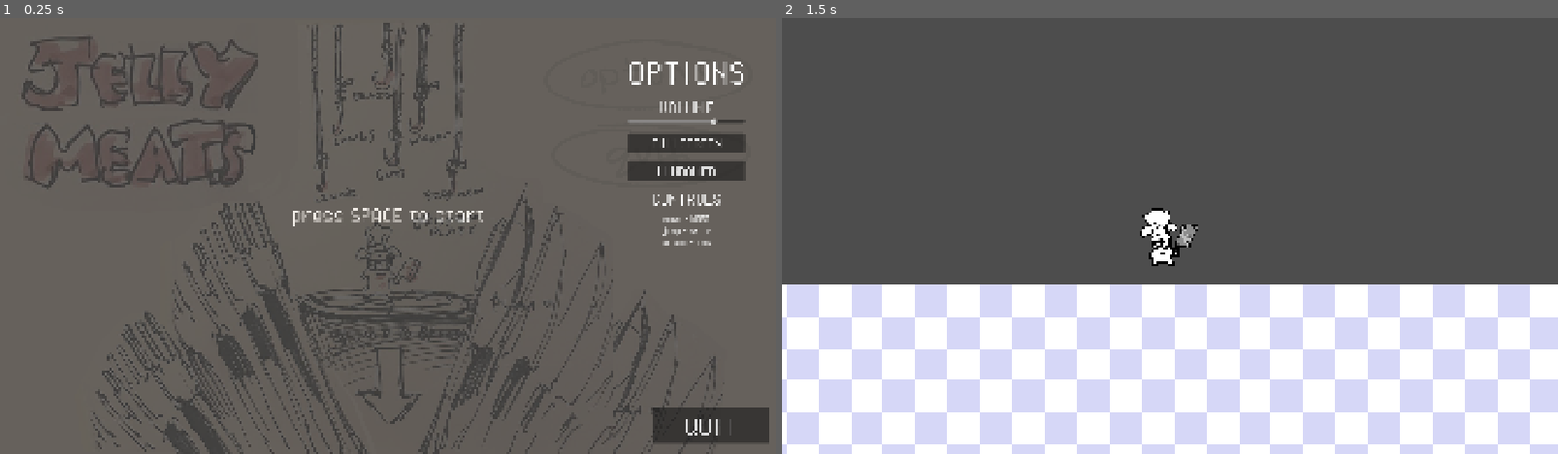
Above: before the commit, frames 1-2 (left to right).
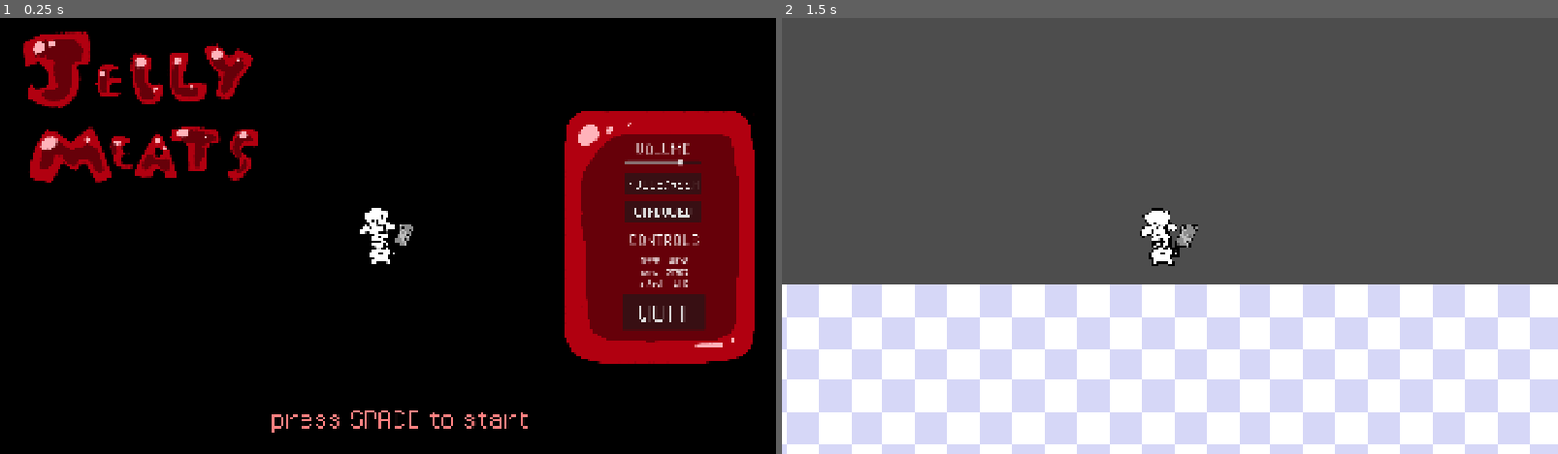
Above: after the commit, the same moments.

Repository: et30002/jelly-meats
Game: Godot game, scene res://scenes/main.tscn
The game is run twice, just before and just after one commit, with the same random seed, the same clock (stepped at 60 frames per second) and the same inputs.
Inputs:
- Up to frame 1 (0.25 s): no input
- Up to frame 2 (1.5 s): click "WINDOWED" at 0.5 s; tap Space (jump) at 1.25 s; hold D (right) from 1.28 s (still down)

The runs differ from the first frame. In frame 1, 100% of the frame differs, in the area x 0-100%, y 0-100%; in frame 2, nothing differs.

Commit message:
Main Menu Art Change & Button Location

Diff:
--- a/scenes/main.tscn
+++ b/scenes/main.tscn
@@ -1,10 +1,11 @@
 [gd_scene format=3 uid="uid://dvfncrq2xc6vm"]
 
 [ext_resource type="Script" uid="uid://22jg6mj83ev0" path="res://scripts/main.gd" id="1_0wfyh"]
-[ext_resource type="Texture2D" uid="uid://sgtvnnhdneye" path="res://assets/main_menu/temp_main_menu.png" id="1_o5qli"]
 [ext_resource type="AudioStream" uid="uid://boag6qnlcvn6c" path="res://assets/sfx/boss_music.wav" id="2_sugp2"]
 [ext_resource type="FontFile" uid="uid://c88b6i248dccp" path="res://assets/fonts/PixelOperator.ttf" id="3_jyhfs"]
+[ext_resource type="Texture2D" uid="uid://xcah14iacq25" path="res://assets/main_menu/main_menu_background.png" id="4_tbgi4"]
 [ext_resource type="Script" uid="uid://dp70dxq4oqlw7" path="res://scripts/volume.gd" id="5_tbgi4"]
+[ext_resource type="Texture2D" uid="uid://7evqqhsdmjte" path="res://assets/player/still_01.png" id="6_tefeu"]
 
 [node name="Main" type="Control" unique_id=1195490529]
 layout_mode = 3
@@ -20,6 +21,10 @@
 autoplay = true
 bus = &"Music"
 
+[node name="Temp_Background" type="Sprite2D" parent="." unique_id=2099203747]
+position = Vector2(960, 540)
+texture = ExtResource("4_tbgi4")
+
 [node name="Start_Instructions" type="Label" parent="." unique_id=476762426]
 layout_mode = 1
 anchors_preset = 8
@@ -27,27 +32,30 @@
 anchor_top = 0.5
 anchor_right = 0.5
 anchor_bottom = 0.5
-offset_left = -240.0
-offset_top = -82.0
-offset_right = 240.0
-offset_bottom = -21.0
+offset_left = -290.0
+offset_top = 411.0
+offset_right = 350.0
+offset_bottom = 491.0
 grow_horizontal = 2
 grow_vertical = 2
+theme_override_colors/font_color = Color(1, 0.51, 0.51, 1)
 theme_override_fonts/font = ExtResource("3_jyhfs")
-theme_override_font_sizes/font_size = 60
+theme_override_font_sizes/font_size = 80
 text = "press SPACE to start"
 
-[node name="Temp_Background" type="Sprite2D" parent="." unique_id=2099203747]
-modulate = Color(1, 1, 1, 0.23529412)
-position = Vector2(960, 540)
-texture = ExtResource("1_o5qli")
-
 [node name="Quit" type="Button" parent="." unique_id=1024837617]
-layout_mode = 0
-offset_left = 1614.0
-offset_top = 966.0
-offset_right = 1903.0
-offset_bottom = 1054.0
+layout_mode = 1
+anchors_preset = 7
+anchor_left = 0.5
+anchor_top = 1.0
+anchor_right = 0.5
+anchor_bottom = 1.0
+offset_left = 580.0
+offset_top = -395.0
+offset_right = 785.0
+offset_bottom = -307.0
+grow_horizontal = 2
+grow_vertical = 0
 theme_override_fonts/font = ExtResource("3_jyhfs")
 theme_override_font_sizes/font_size = 80
 text = "QUIT"
@@ -57,10 +65,10 @@
 anchors_preset = 1
 anchor_left = 1.0
 anchor_right = 1.0
-offset_left = -366.0
-offset_top = 249.0
-offset_right = -77.0
-offset_bottom = 418.0
+offset_left = -373.0
+offset_top = 350.0
+offset_right = -185.0
+offset_bottom = 519.0
 grow_horizontal = 0
 theme_override_constants/separation = 20
 
@@ -74,8 +82,9 @@
 [node name="Volume_Label" type="Label" parent="Buttons/Volume" unique_id=402695886]
 layout_mode = 0
 offset_left = 2.0
-offset_top = -52.0
-offset_right = 288.0
+offset_top = -51.0
+offset_right = 187.0
+offset_bottom = 1.0
 theme_override_fonts/font = ExtResource("3_jyhfs")
 theme_override_font_sizes/font_size = 50
 text = "VOLUME"
@@ -98,10 +107,10 @@
 anchors_preset = 2
 anchor_top = 1.0
 anchor_bottom = 1.0
-offset_left = 1556.0
-offset_top = -595.0
-offset_right = 1842.0
-offset_bottom = -261.0
+offset_left = 1500.0
+offset_top = -494.0
+offset_right = 1786.0
+offset_bottom = -376.0
 grow_vertical = 0
 theme_override_fonts/font = ExtResource("3_jyhfs")
 theme_override_font_sizes/font_size = 25
@@ -110,16 +119,6 @@
 attack - LMB"
 horizontal_alignment = 1
 
-[node name="Options_Label" type="Label" parent="." unique_id=1251884248]
-layout_mode = 0
-offset_left = 1553.0
-offset_top = 83.0
-offset_right = 1847.0
-offset_bottom = 184.0
-theme_override_fonts/font = ExtResource("3_jyhfs")
-theme_override_font_sizes/font_size = 100
-text = "OPTIONS"
-
 [node name="Key_Bindings_Label" type="Label" parent="." unique_id=164653575]
 layout_mode = 1
 anchors_preset = 6
@@ -127,10 +126,10 @@
 anchor_top = 0.5
 anchor_right = 1.0
 anchor_bottom = 0.5
-offset_left = -363.0
-offset_top = -115.0
-offset_right = -80.0
-offset_bottom = -69.0
+offset_left = -419.0
+offset_top = -16.5
+offset_right = -136.0
+offset_bottom = 34.5
 grow_horizontal = 0
 grow_vertical = 2
 theme_override_fonts/font = ExtResource("3_jyhfs")
@@ -138,6 +137,11 @@
 text = "CONTROLS"
 horizontal_alignment = 1
 
+[node name="Still01" type="Sprite2D" parent="." unique_id=1514070929]
+position = Vector2(960, 540)
+scale = Vector2(0.24963541, 0.24963541)
+texture = ExtResource("6_tefeu")
+
 [connection signal="pressed" from="Quit" to="." method="_on_quit_pressed"]
 [connection signal="value_changed" from="Buttons/Volume" to="Buttons/Volume" method="_on_value_changed"]
 [connection signal="pressed" from="Buttons/Fullscreen" to="." method="_on_fullscreen_pressed"]
--- a/scenes/player.tscn
+++ b/scenes/player.tscn
@@ -2,10 +2,34 @@
 
 [ext_resource type="Texture2D" uid="uid://7evqqhsdmjte" path="res://assets/player/still_01.png" id="1_g2els"]
 [ext_resource type="Script" uid="uid://b0x6uj8kkhkam" path="res://scripts/player.gd" id="1_qhqgy"]
+[ext_resource type="Texture2D" uid="uid://dbmmpnopsjfqv" path="res://assets/player/still_attack.png" id="2_dqkch"]
 [ext_resource type="Texture2D" uid="uid://cho17xi2afw4i" path="res://assets/player/still_02.png" id="2_qhqgy"]
 
 [sub_resource type="SpriteFrames" id="SpriteFrames_dqkch"]
 animations = [{
+"frames": [{
+"duration": 1.0,
+"texture": ExtResource("2_dqkch")
+}, {
+"duration": 1.0,
+"texture": ExtResource("2_dqkch")
+}, {
+"duration": 1.0,
+"texture": ExtResource("2_dqkch")
+}, {
+"duration": 1.0,
+"texture": ExtResource("2_dqkch")
+}, {
+"duration": 1.0,
+"texture": ExtResource("2_dqkch")
+}, {
+"duration": 1.0,
+"texture": ExtResource("2_dqkch")
+}],
+"loop": true,
+"name": &"attack",
+"speed": 0.1
+}, {
 "frames": [],
 "loop": true,
 "name": &"climb",
@@ -43,7 +67,8 @@
 
 [node name="AnimatedSprite2D" type="AnimatedSprite2D" parent="." unique_id=616215592]
 sprite_frames = SubResource("SpriteFrames_dqkch")
-animation = &"idle"
+animation = &"attack"
+frame_progress = 0.22903793
 
 [node name="CollisionShape2D" type="CollisionShape2D" parent="." unique_id=192215796]
 position = Vector2(-89, 3)
--- a/scripts/player.gd
+++ b/scripts/player.gd
@@ -24,7 +24,7 @@
 	elif direction < 0:
 		animated_sprite.flip_h = true
 
-	# Play animations:
+	# Play animations.
 	if direction == 0:
 		animated_sprite.play("idle")
 
Binary file added: assets/main_menu/main_menu_background.png
Not shown, added: assets/main_menu/main_menu_background.png.import
Binary file added: assets/player/still_attack.png
Not shown, added: assets/player/still_attack.png.import
